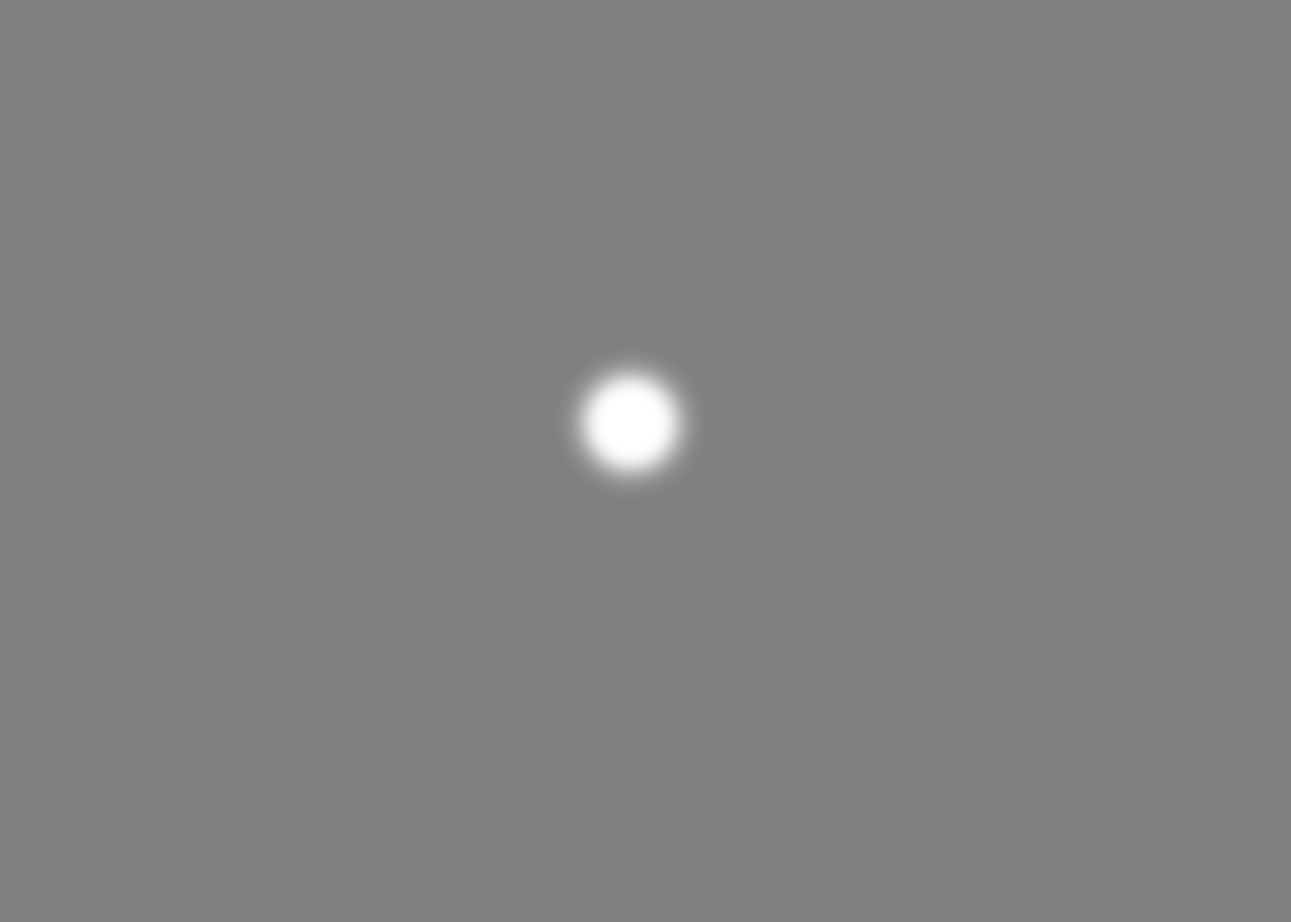
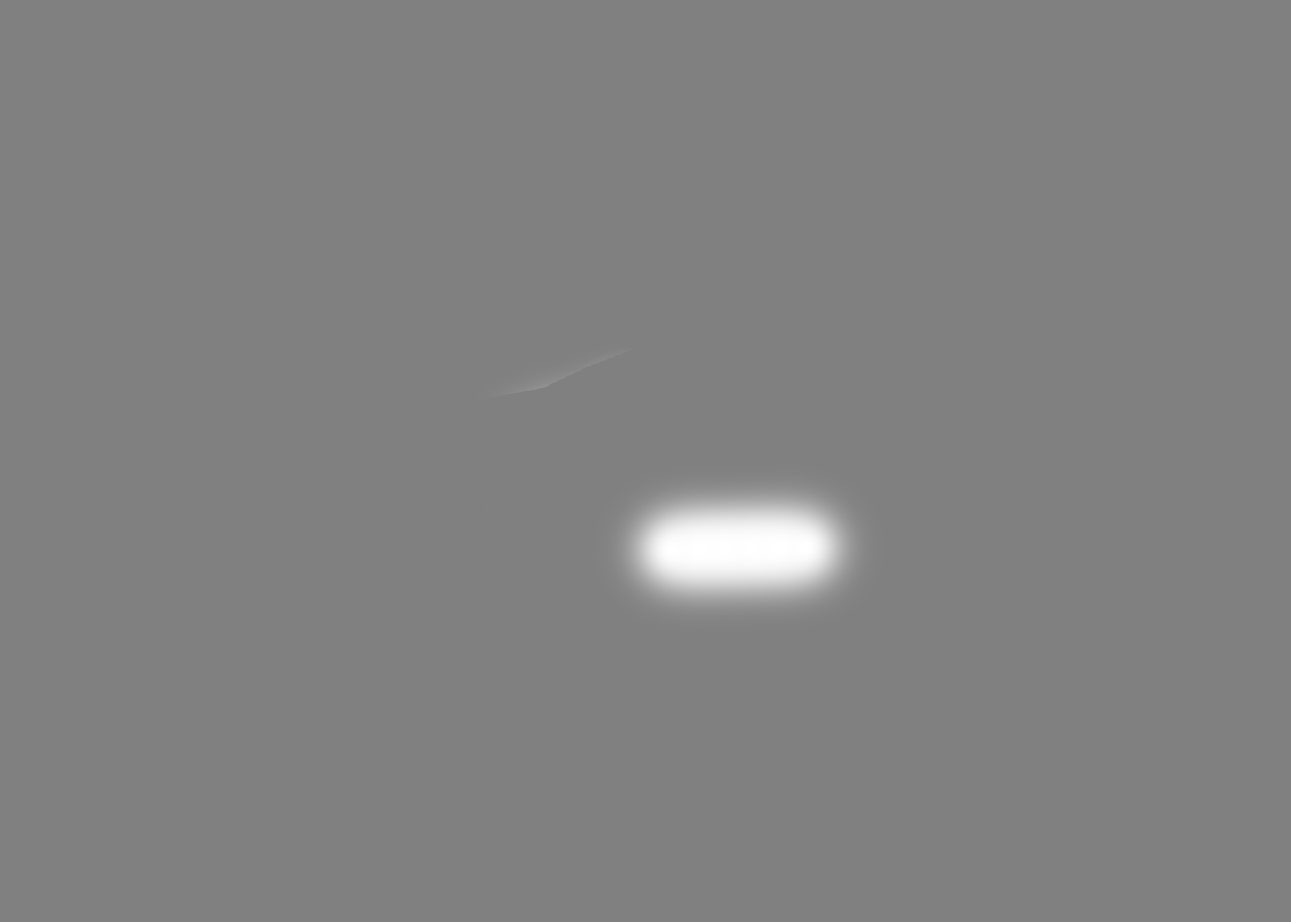
Layer changes from the first 1291×922 image to the second:
painted on "Layer 1" over (491, 349, 876, 626)
